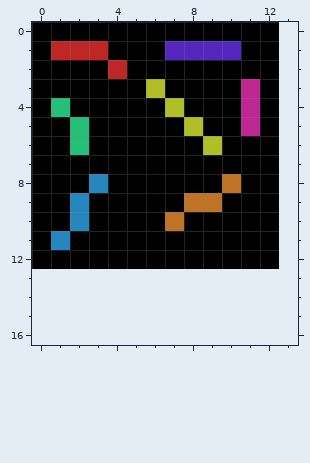
Edited in one commit: pixel-art sprite (test/testdata/line_float.png). This is how it looked before the edit.
The file is 13x13 pixels. The old version is drawn lined up with the new one, on the new canvas.
And afterwards:
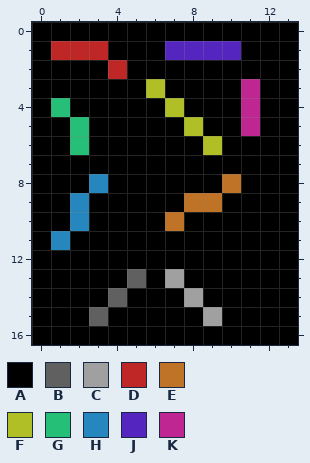
Palette (. is transparent): A #000000  B #606060  C #a0a0a0  D #bf2626  E #bf7326  F #b0bf26  G #26bf78  H #2687bf  J #5426bf  K #bf2691
Author's note on the commit: Tweak rounding rules when drawing lines
Diff:
canvas 13x13 -> 14x17
@@ x 0..13 @@
- 0 AAAAAAAAAAAAA.
- 1 ADDDAAAJJJJAA.
- 2 AAAADAAAAAAAA.
- 3 AAAAAAFAAAAKA.
- 4 AGAAAAAFAAAKA.
- 5 AAGAAAAAFAAKA.
- 6 AAGAAAAAAFAAA.
- 7 AAAAAAAAAAAAA.
- 8 AAAHAAAAAAEAA.
- 9 AAHAAAAAEEAAA.
-10 AAHAAAAEAAAAA.
-11 AHAAAAAAAAAAA.
-12 AAAAAAAAAAAAA.
-13 ..............
-14 ..............
-15 ..............
-16 ..............
+ 0 AAAAAAAAAAAAAA
+ 1 ADDDAAAJJJJAAA
+ 2 AAAADAAAAAAAAA
+ 3 AAAAAAFAAAAKAA
+ 4 AGAAAAAFAAAKAA
+ 5 AAGAAAAAFAAKAA
+ 6 AAGAAAAAAFAAAA
+ 7 AAAAAAAAAAAAAA
+ 8 AAAHAAAAAAEAAA
+ 9 AAHAAAAAEEAAAA
+10 AAHAAAAEAAAAAA
+11 AHAAAAAAAAAAAA
+12 AAAAAAAAAAAAAA
+13 AAAAABACAAAAAA
+14 AAAABAAACAAAAA
+15 AAABAAAAACAAAA
+16 AAAAAAAAAAAAAA
Pixel boxes of the changes (left, top, right, bottom) in both pictures:
added: (32, 22, 298, 345)
